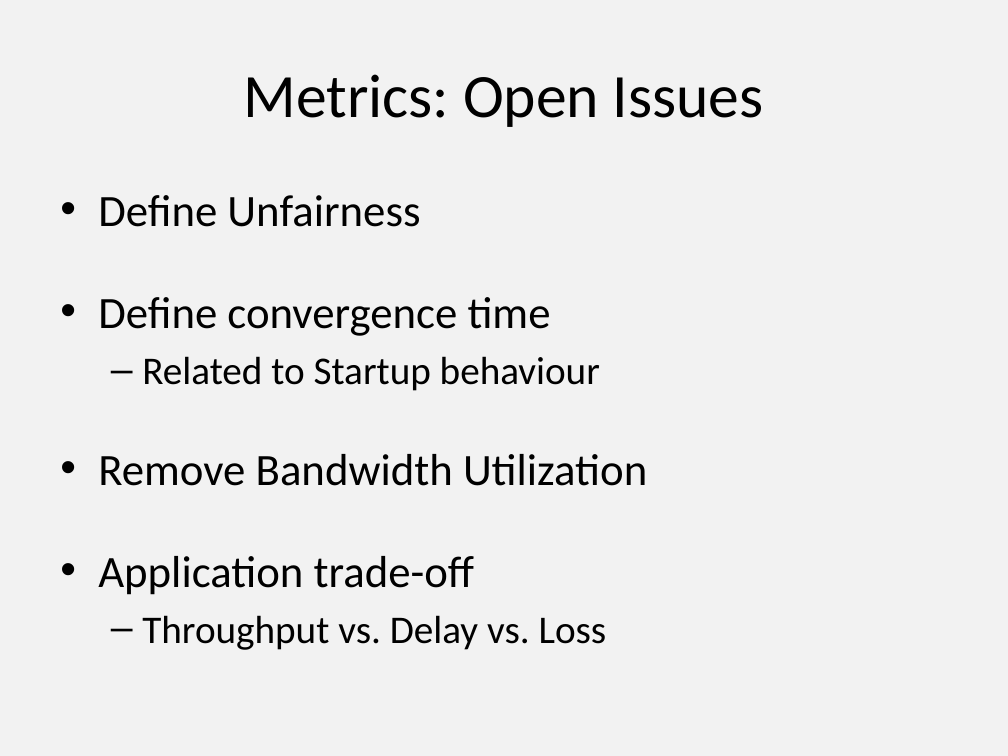
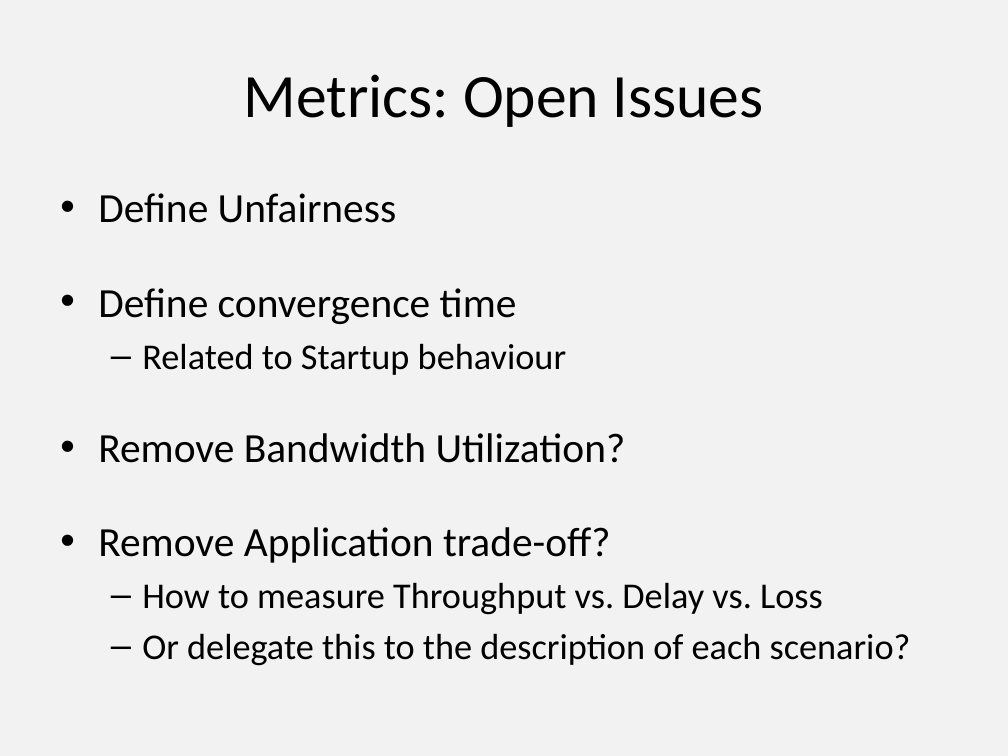
Before and after one commit to protocols-comnet/rmcat-eval-criteria, a slide deck: slide 4 of ppt-ietf87-rmcat-cc-eval-00.pptx. Drawn at 1008x756 pixels with LibreOffice and Linux fonts; fonts in the diff are those of the drawing. Boxes give left, top, right and bottom in pixels: in the first picture for what was removed or moved away, otherwise in the second. Text is boxed around its words. In the diff, an @@ line names an element or a change of style, - is before the commit and + after.

```diff
--- a/ppt-ietf87-rmcat-cc-eval-00.pptx
+++ b/ppt-ietf87-rmcat-cc-eval-00.pptx
@@ text at (98,193,566,375): size 32 to 29.6 pt in "Define Unfairness", "Define convergence time"; size 28 to 25.9 pt in "Related to Startup behaviour" @@
@@ text at (98,433,911,666): text changed; size 32 to 25.9 pt @@
-• Remove Bandwidth Utilization
-• Application trade-off
-  – Throughput vs. Delay vs. Loss
+• Remove Bandwidth Utilization?
+• Remove Application trade-off?
+  – How to measure Throughput vs. Delay vs. Loss
+  – Or delegate this to the description of each scenario?
```
Also in this commit, not shown: 2 other slides changed, 1 slide added, 1 slide removed.
